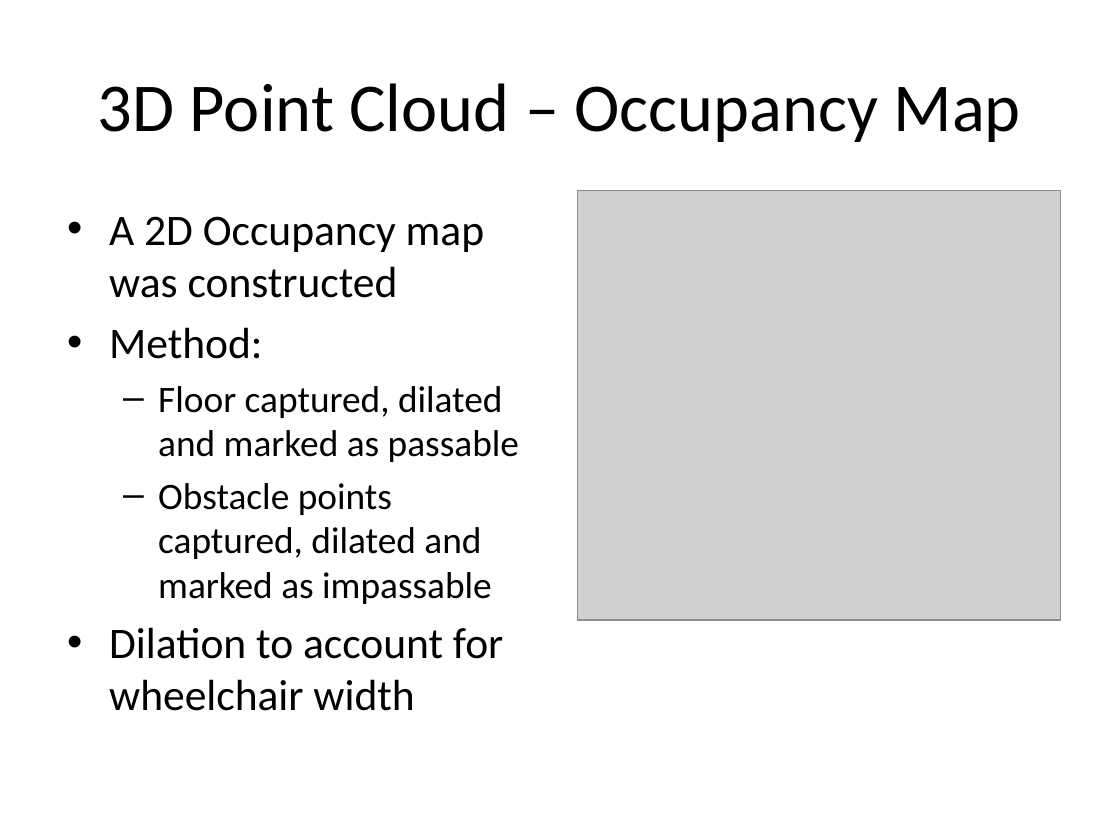
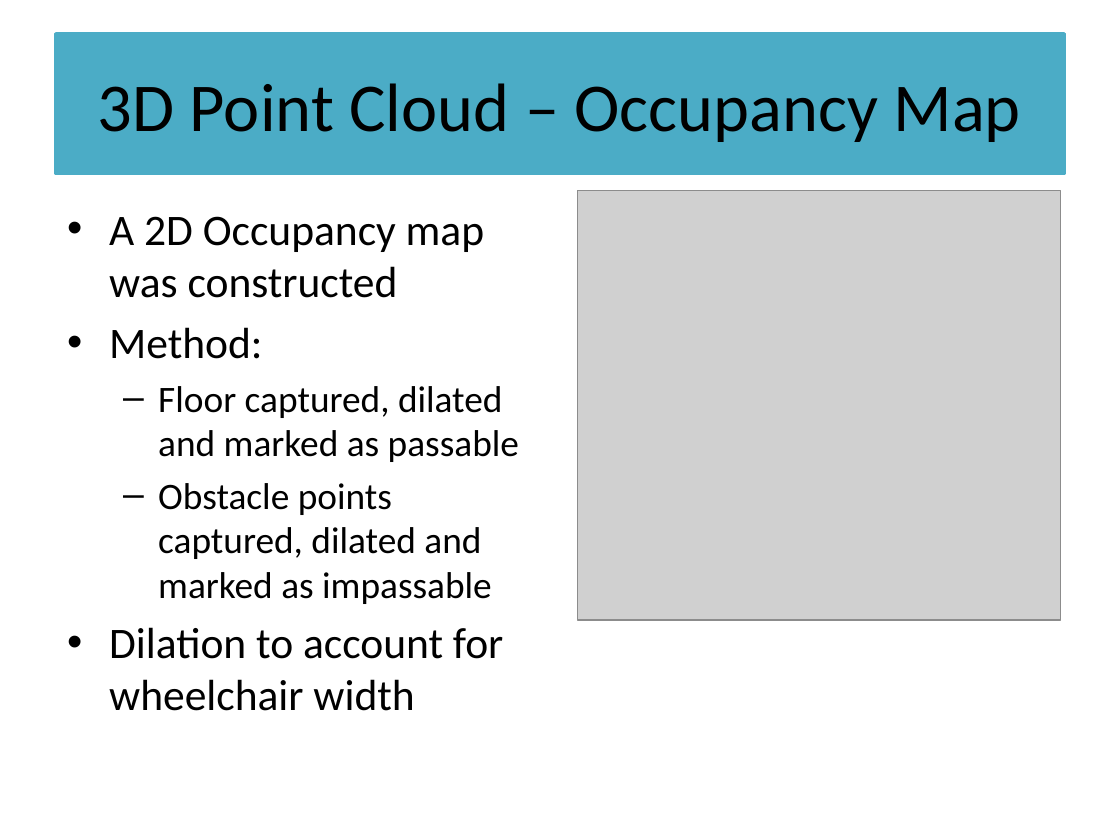
Before and after one commit to michaelwh/kinect-wheelchair, a slide deck: slide 17 of Autonomous Wheelchair using Structured Light.pptx (slide 12 before the commit). Drawn at 1120x840 pixels with LibreOffice and Linux fonts; fonts in the diff are those of the drawing; grey boxes stand for pictures. Boxes give left, top, right and bottom in pixels: in the first picture for what was removed or moved away, otherwise in the second. Text is boxed around its words. In the diff, an @@ line names an element or a change of style, - is before the commit and + after.

```diff
--- a/Autonomous Wheelchair using Structured Light.pptx
+++ b/Autonomous Wheelchair using Structured Light.pptx
@@ title "3D Point Cloud – Occupancy ...": place and size @@
-title "3D Point Cloud – Occupancy ..." at box(98, 83, 1021, 142)
+title "3D Point Cloud – Occupancy ..." at box(56, 34, 1064, 174)
@@ title "3D Point Cloud – Occupancy ..." at box(56, 34, 1064, 174): fill none to #4BACC6; outline none to #4BACC6 2 pt @@
```
Also in this commit, not shown: 7 other slides changed, 9 slides added, 2 slides removed.
